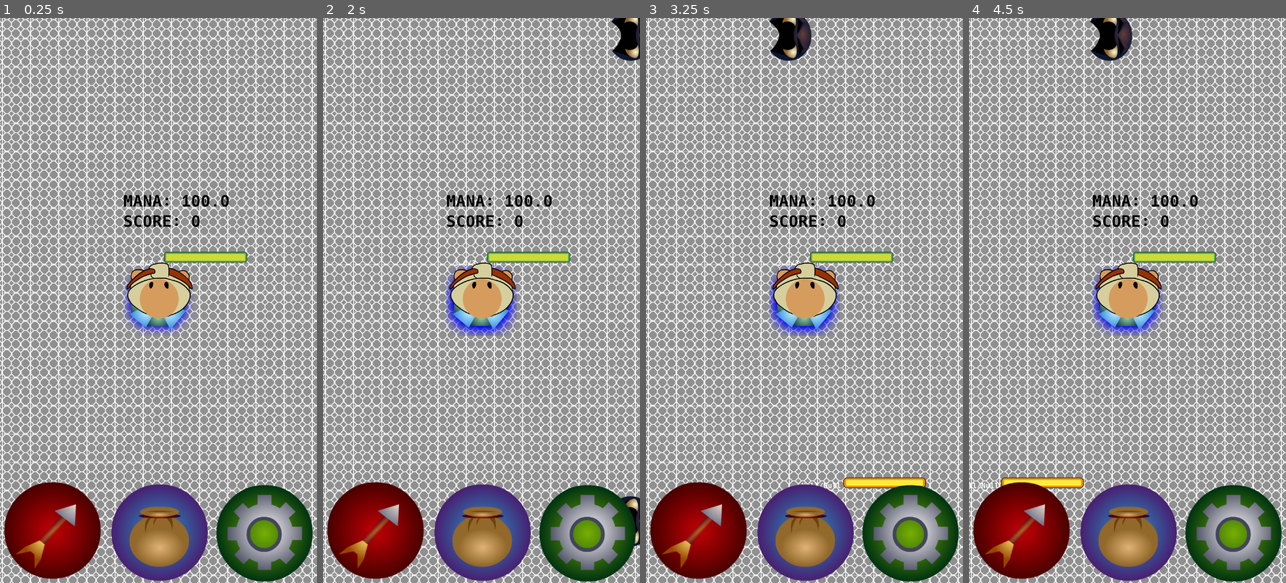
Above: before the commit, frames 1-4 (left to right).
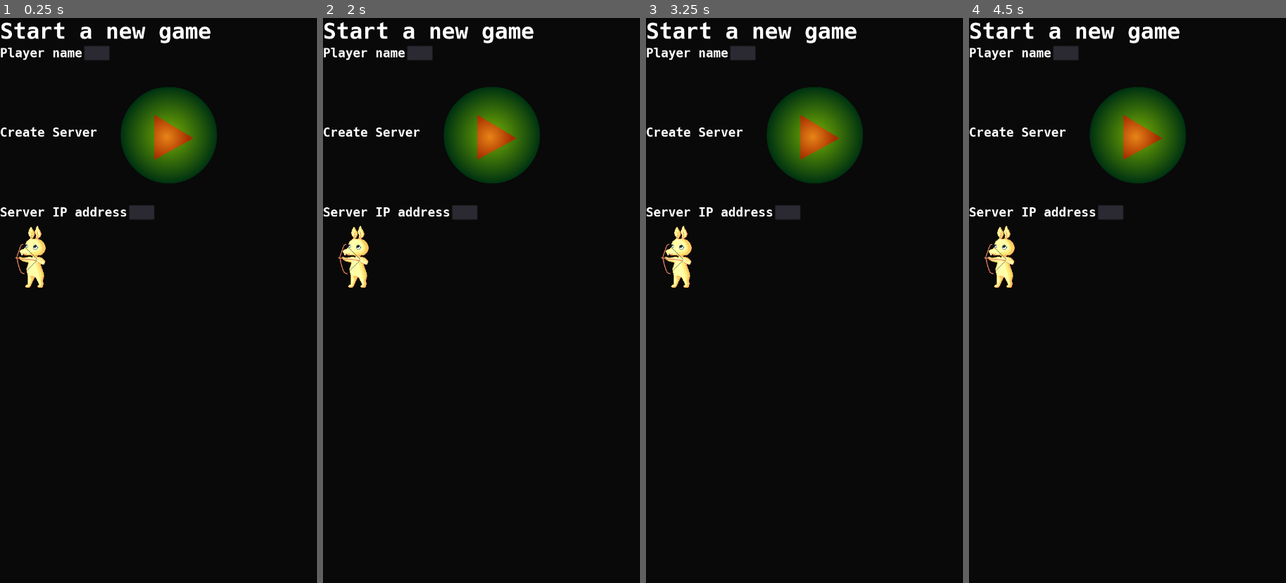
Above: after the commit, the same moments.

Repository: algch/BounceBunny
Game: Godot game, scene res://interface/menu.tscn
Same seed, same stepped clock (60 frames per second), same inputs: the game is played once before the commit and once after it. Before the commit the project starts from res://main.tscn.
Inputs (mouse positions are in pixels of both pictures, inside the frame that each line leads up to):
- Up to frame 1 (0.25 s): no input
- Up to frame 2 (2 s): click (491, 131) at 0.52 s; click (357, 255) at 1.27 s
- Up to frame 3 (3.25 s): move the mouse to (874, 272) at 2.02 s; press the mouse at (874, 272) at 2.03 s; move the mouse to (741, 328) at 2.77 s; release the mouse at (741, 328) at 2.78 s; click (741, 328) at 2.85 s
- Up to frame 4 (4.5 s): move the mouse to (1159, 176) at 3.52 s; press the mouse at (1159, 176) at 3.53 s; move the mouse to (1111, 413) at 4.27 s; release the mouse at (1111, 413) at 4.28 s; click (1111, 413) at 4.35 s

The runs differ from the first frame. In frame 1, 99% of the frame differs, in the area x 0-100%, y 0-100%; in frame 2, 99%; in frame 3, 99%; in frame 4, 99%.
Error before the commit: Parse Error: The function signature doesn't match the parent. Parent signature is: "Variant addNode(Variant, Variant, Variant)". (res://engine/main.gd:50)

Commit message:
wip :,(

Diff:
--- a/enemies/spawner/spawner.gd
+++ b/enemies/spawner/spawner.gd
@@ -86,7 +86,7 @@
 
 
 func leaveLoot():
-	if globals.calculateChance(0.50):
+	if Globals.calculateChance(0.50):
 		var mana = mana_class.instance()
 		mana.position = position
 		get_parent().add_child(mana)
--- a/enemies/spider/spider.gd
+++ b/enemies/spider/spider.gd
@@ -179,7 +179,7 @@
 
 
 func leaveLoot():
-	if globals.calculateChance(0.50):
+	if Globals.calculateChance(0.50):
 		var mana = mana_class.instance()
 		mana.position = position
 		get_parent().add_child(mana)
--- a/engine/globals.gd
+++ b/engine/globals.gd
@@ -10,6 +10,38 @@
     SUMMON,
 }
 
+var GAME_OVER = false
+var score = 0
+
+var difficulty = 0
+
+var INITIAL_MAX_SPIDERS = 10
+var INITIAL_MAX_SPAWNER_HEALTH = 20.0
+var INITIAL_MAX_SPAWNER_HEALTH_RECOVERY = 0.5
+
+var INITIAL_MAX_SPIDER_SPEED = 100
+var INITIAL_MAX_SPIDER_DAMAGE = 0.5
+var INITIAL_MAX_SPIDER_HEALTH = 3.0
+
+var INITIAL_PLAYER_DAMAGE = 0.5
+var INITIAL_PLAYER_MANA = 100.0
+
+var MAX_SPIDERS = INITIAL_MAX_SPIDERS
+var MAX_SPAWNER_HEALTH = INITIAL_MAX_SPAWNER_HEALTH
+var MAX_SPAWNER_HEALTH_RECOVERY = INITIAL_MAX_SPAWNER_HEALTH_RECOVERY
+
+var MAX_SPIDER_SPEED = INITIAL_MAX_SPIDER_SPEED
+var MAX_SPIDER_DAMAGE = INITIAL_MAX_SPIDER_DAMAGE
+var MAX_SPIDER_HEALTH = INITIAL_MAX_SPIDER_HEALTH
+
+var savegame = File.new()
+var save_path = 'user://savegame.save'
+var initial_save_date = {'highscore': 0}
+
+func create_save():
+	savegame.open(save_path, File.WRITE)
+	savegame.store_var(initial_save_date)
+	savegame.close()
 
 func calculateChance(probability):
     return randf() <= probability
@@ -17,3 +49,28 @@
 
 func getRandomItemType():
     return ITEM_TYPES.values()[randi()%len(ITEM_TYPES)]
+
+func getHighScore():
+	savegame.open(save_path, File.READ)
+	var save_data = savegame.get_var()
+	savegame.close()
+	return save_data['highscore']
+
+func setHighScore(val):
+	var save_data= {'highscore': val}
+	savegame.open(save_path, File.WRITE)
+	savegame.store_var(save_data)
+	savegame.close()
+
+func gameOver():
+    var player = get_node('/root/player')
+    GAME_OVER = true
+    player.get_node('pauseScreen').visible = true
+    player.get_node('pauseScreen').label.set_text('GAME\nOVER')
+    player.get_node('resumeRestart').visible = true
+    player.get_node('resumeRestart').set_process(true)
+    player.get_node('quit').visible = true
+    player.get_node('quit').set_process(true)
+
+    if getHighScore() < score:
+        setHighScore(score)
--- a/engine/main.gd
+++ b/engine/main.gd
@@ -1,4 +1,5 @@
-extends 'res://worlds/world.gd'
+# extends 'res://worlds/world.gd'
+extends Node
 
 onready var player = get_node('player')
 var GAME_OVER = false
--- a/engine/network.gd
+++ b/engine/network.gd
@@ -1,36 +1,12 @@
 extends Node
 
-const DEFAULT_IP = '127.0.0.1'
-const DEFAULT_PORT = 31400
-const MAX_PLAYERS = 5
-
-var players = {}
-var self_data = { name = '', position = Vector2(0, 0) }
-
-signal player_disconnected
-signal server_disconnected
-
-func create_server(player_nickname):
-	self_data.name = player_nickname
-	players[1] = self_data
-	var peer = NetworkedMultiplayerENet.new()
-	peer.create_server(DEFAULT_PORT, MAX_PLAYERS)
-	get_tree().set_network_peer(peer)
-
-func connectToServer(player_nickname, ip_address):
-	self_data.name = player_nickname
-	var mainArena = get_node('/root/mainArena')
-	get_tree().connect('connected_to_server', mainArena, '_connected_to_server')
-	var peer = NetworkedMultiplayerENet.new()
-	peer.create_client(ip_address, DEFAULT_PORT)
-	get_tree().set_network_peer(peer)
 
 # A function to be used if needed. The purpose is to request all players in the current session.
-remote func _request_players(request_from_id):
-	if get_tree().is_network_server():
-		for peer_id in players:
-			if( peer_id != request_from_id):
-				rpc_id(request_from_id, '_send_player_info', peer_id, players[peer_id])
+# remote func _request_players(request_from_id):
+# 	if get_tree().is_network_server():
+# 		for peer_id in players:
+# 			if( peer_id != request_from_id):
+# 				rpc_id(request_from_id, '_send_player_info', peer_id, players[peer_id])
 
-func update_position(id, position):
-    players[id].position = position
+# func update_position(id, position):
+#     players[id].position = position
--- a/interface/menu.gd
+++ b/interface/menu.gd
@@ -12,24 +12,31 @@
 func _on_createServer_pressed():
 	if player_name == '':
 		return
-	Network.create_server(player_name)
-	loadGame()
+	var mainArena = load('res://worlds/mainArena.tscn').instance()
+	print(mainArena)
+	mainArena.init('server', mainArena.DEFAULT_IP)
+	mainArena.is_server = true # should be in init
+	loadGame(mainArena)
 
 func _on_joinServer_pressed():
 	if player_name == '' or server_address == '':
 		return
-	Network.connectToServer(player_name, server_address)
-	print(player_name, ' is connecting to ', server_address)
-	loadGame()
+	var mainArena = load('res://worlds/mainArena.tscn').instance()
+	mainArena.init('client', server_address)
+	loadGame(mainArena)
 
-func loadGame():
-	get_tree().change_scene('res://worlds/mainArena.tscn')
+func loadGame(scene):
+	var root = get_tree().get_root()
+	var menu = root.get_node('menu')
+	print('menu is ', menu)
+	root.remove_child(menu)
+	menu.call_deferred('free')
+	root.add_child(scene)
 
 
 # networking
 
 remote func _send_player_info(id, info):
-	players[id] = info
 	var new_player = load('res://player/Player.tscn').instance()
 	new_player.name = str(id)
 	new_player.set_network_master(id)
--- a/interface/menu.tscn
+++ b/interface/menu.tscn
@@ -48,7 +48,7 @@
 
 [node name="playerName" type="LineEdit" parent="VBoxContainer/HBoxContainer"]
 margin_left = 191.0
-margin_right = 391.0
+margin_right = 249.0
 margin_bottom = 33.0
 
 [node name="HBoxContainer2" type="HBoxContainer" parent="VBoxContainer"]
@@ -82,7 +82,7 @@
 
 [node name="serverAddress" type="LineEdit" parent="VBoxContainer/HBoxContainer3"]
 margin_left = 293.0
-margin_right = 493.0
+margin_right = 351.0
 margin_bottom = 33.0
 
 [node name="HBoxContainer4" type="HBoxContainer" parent="VBoxContainer"]
--- a/items/mana/mana.gd
+++ b/items/mana/mana.gd
@@ -17,7 +17,7 @@
 	assignMana()
 
 func assignMana():
-	if globals.calculateChance(0.25):
+	if Globals.calculateChance(0.25):
 		mana = 20
 		$animation.play('mana_2')
 	else:
--- a/plants/plant.gd
+++ b/plants/plant.gd
@@ -1,8 +1,8 @@
 extends StaticBody2D
 
-onready var main = get_node('/root/main/')
+onready var main = get_node('/root/mainArena/')
 onready var projectile_class = preload('res://weapons/projectile/projectile.tscn')
-onready var player = get_node('/root/main/player')
+onready var player = get_node('/root/mainArena/player')
 onready var WEAPON_RADIUS = sqrt(pow($collisionShape.shape.extents.x, 2) + pow($collisionShape.shape.extents.y, 2)) + 24
 var targets = {}
 onready var attack_timer = get_node('attack_timer')
@@ -150,7 +150,7 @@
 	$gui/container/bar.set_value(percentage)
 
 func _process(delta):
-	neighbors = main.getNeighbors(self)
+	neighbors = main.getNeighbors(get_tree().get_network_unique_id(), self)
 	updateCurrentLevel()
 	updateGui()
 	setAnimation()
@@ -160,5 +160,8 @@
 	default_font.font_data = load('res://fonts/default-font.ttf')
 	default_font.size = 22
 
+func init(pos):
+	position = pos
+
 func _physics_process(delta):
 	healthLoop()
--- a/player/player.gd
+++ b/player/player.gd
@@ -9,7 +9,7 @@
 var motion_dir = Vector2(0, 0)
 onready var projectile_class = preload('res://weapons/projectile/projectile.tscn')
 onready var summon_class = preload('res://weapons/summon/summon.tscn')
-onready var main = get_node('/root/main/')
+onready var mainArena = get_node('/root/mainArena/')
 var CHARGE_WAIT_TIME = 1.0
 var MAX_SHOOT_LENGTH = 250
 var MIN_SHOOT_LENGTH = 50
@@ -20,21 +20,19 @@
 	charging
 }
 var current_state = STATE.idle
-var current_weapon = globals.PROJECTILE_TYPES.ATTACK
+var current_weapon = Globals.PROJECTILE_TYPES.ATTACK
 var shoot_point_start = null
 
 var default_font = DynamicFont.new()
 
 var current_plant = null
-onready var mana = main.INITIAL_PLAYER_MANA
-onready var damage = main.INITIAL_PLAYER_DAMAGE
-var name = ''
+onready var mana = Globals.INITIAL_PLAYER_MANA
+onready var damage = Globals.INITIAL_PLAYER_DAMAGE
 
 
 func _ready():
 	default_font.font_data = load('res://fonts/default-font.ttf')
 	default_font.size = 22
-	current_plant = get_node('/root/main/plant/')
 
 	$pauseScreen.visible = false
 	$resumeRestart.visible = false
@@ -42,9 +40,10 @@
 	$quit.visible = false
 	$quit.set_process(false)
 
-func init(nickname, start_position):
+func init(nickname, start_position, plant):
 	$gui/nickname.text = nickname
 	global_position = start_position
+	current_plant = plant
 
 func summonPlant(power, direction):
 	var summon = summon_class.instance()
@@ -72,20 +71,20 @@
 	projectile.position = position + offset
 	projectile.direction = direction
 	projectile.power = power
-	projectile.type = globals.PROJECTILE_TYPES.ATTACK
+	projectile.type = Globals.PROJECTILE_TYPES.ATTACK
 	projectile.MAX_DAMAGE = damage
 
 	get_node('/root/main/').add_child(projectile)
 	$animation.play('attack')
 
 func _on_bow_released():
-	current_weapon = globals.PROJECTILE_TYPES.ATTACK
+	current_weapon = Globals.PROJECTILE_TYPES.ATTACK
 	$animation.set_animation('bow_0')
 	$animation.set_frame(0)
 	$animation.stop()
 
 func _on_seed_released():
-	current_weapon = globals.PROJECTILE_TYPES.SUMMON
+	current_weapon = Globals.PROJECTILE_TYPES.SUMMON
 	$animation.set_animation('summon_0')
 	$animation.set_frame(0)
 	$animation.stop()
@@ -110,7 +109,7 @@
 		$resumeRestart.set_process(false)
 		$quit.visible = false
 		$quit.set_process(false)
-	if main.GAME_OVER:
+	if Globals.GAME_OVER:
 		get_tree().reload_current_scene()
 
 func pollInput():
@@ -127,23 +126,23 @@
 		current_state = STATE.idle
 		if power >= 0.2:
 			var direction = (shoot_point_start - get_global_mouse_position()).normalized()
-			if current_weapon == globals.PROJECTILE_TYPES.ATTACK:
+			if current_weapon == Globals.PROJECTILE_TYPES.ATTACK:
 				attack(power, direction)
-			if current_weapon == globals.PROJECTILE_TYPES.SUMMON:
+			if current_weapon == Globals.PROJECTILE_TYPES.SUMMON:
 				summonPlant(power, direction)
 
 			releaseAnimation()
 
 func releaseAnimation():
 	match current_weapon:
-		globals.PROJECTILE_TYPES.ATTACK:
+		Globals.PROJECTILE_TYPES.ATTACK:
 			$animation.play('bow_1')
-		globals.PROJECTILE_TYPES.SUMMON:
+		Globals.PROJECTILE_TYPES.SUMMON:
 			$animation.play('summon_1')
 
 func setCurrentPlant(plant):
 	if plant.is_queued_for_deletion() or not is_instance_valid(plant):
-		main.gameOver()
+		Globals.gameOver()
 	position = plant.position
 	current_plant = plant
 	damage = plant.projectile_damage
@@ -170,10 +169,10 @@
 	var animation_name
 	var part = 0 if current_state == STATE.idle else 1
 	match current_weapon:
-		globals.PROJECTILE_TYPES.ATTACK:
+		Globals.PROJECTILE_TYPES.ATTACK:
 			animation_name = 'bow_' + str(part)
 			$animation.set_animation(animation_name)
-		globals.PROJECTILE_TYPES.SUMMON:
+		Globals.PROJECTILE_TYPES.SUMMON:
 			animation_name= 'summon_' + str(part)
 			$animation.set_animation(animation_name)
 
@@ -198,7 +197,7 @@
 	$animation.rotation = angle
 
 func updateGui():
-	var message = 'MANA: ' + str(mana) + '\nSCORE: ' + str(main.score)
+	var message = 'MANA: ' + str(mana) + '\nSCORE: ' + str(Globals.score)
 	$gui/label.set_text(message)
 
 func _process(delta):
--- a/project.godot
+++ b/project.godot
@@ -16,13 +16,13 @@
 [application]
 
 config/name="JARDINOLIA"
-run/main_scene="res://main.tscn"
+run/main_scene="res://interface/menu.tscn"
 config/icon="res://icon.png"
 
 [autoload]
 
-globals="*res://engine/globals.gd"
-network="*res://engine/network.gd"
+Globals="*res://engine/globals.gd"
+Network="*res://engine/network.gd"
 
 [display]
 
--- a/weapons/summon/summon.gd
+++ b/weapons/summon/summon.gd
@@ -11,7 +11,7 @@
 	MAX_SPEED = 600.0
 	._ready()
 
-func init(pos)
+func init(pos):
 	position = pos
 
 func abortSummon():
--- a/worlds/mainArena.gd
+++ b/worlds/mainArena.gd
@@ -2,10 +2,48 @@
 
 onready var empty_positions = get_tree().get_nodes_in_group('start_position')
 
+const DEFAULT_IP = '127.0.0.1'
+const DEFAULT_PORT = 31400
+const MAX_PLAYERS = 5
+
+signal player_disconnected
+signal server_disconnected
+
+var is_server = false
+var player_nickname = ''
+var ip_address = DEFAULT_IP
+
+
+func init(nickname, ip):
+	player_nickname = nickname
+	ip_address = ip
+
 func _ready():
 	get_tree().connect('network_peer_disconnected', self, '_on_player_disconnected')
 	get_tree().connect('network_peer_connected', self, '_on_player_connected')
+	if is_server:
+		create_server()
+	else:
+		connectToServer()
 
+func create_server():
+	var peer = NetworkedMultiplayerENet.new()
+	peer.create_server(DEFAULT_PORT, MAX_PLAYERS)
+	get_tree().set_network_peer(peer)
+	attachNewGraph(1)
+	var plant = load('res://plants/plant.tscn').instance()
+	plant.init(Vector2(200, 200))
+	add_child(plant)
+	var player = load('res://player/player.tscn').instance()
+	player.init('server', Vector2(200, 200), plant)
+	add_child(player)
+
+
+func connectToServer():
+	get_tree().connect('connected_to_server', self, '_connected_to_server')
+	var peer = NetworkedMultiplayerENet.new()
+	peer.create_client(ip_address, DEFAULT_PORT)
+	get_tree().set_network_peer(peer)
 
 func _connected_to_server(): # triggered on connected_to_server
 	var local_player_id = get_tree().get_network_unique_id()
@@ -21,7 +59,7 @@
 	new_player.name = str(id)
 	new_player.set_network_master(id)
 	add_child(new_player)
-	new_player.init('jugaor', pos)
+	new_player.init('jugador', pos)
 
 func _on_player_connected(connected_player_id):
 	var local_player_id = get_tree().get_network_unique_id()
